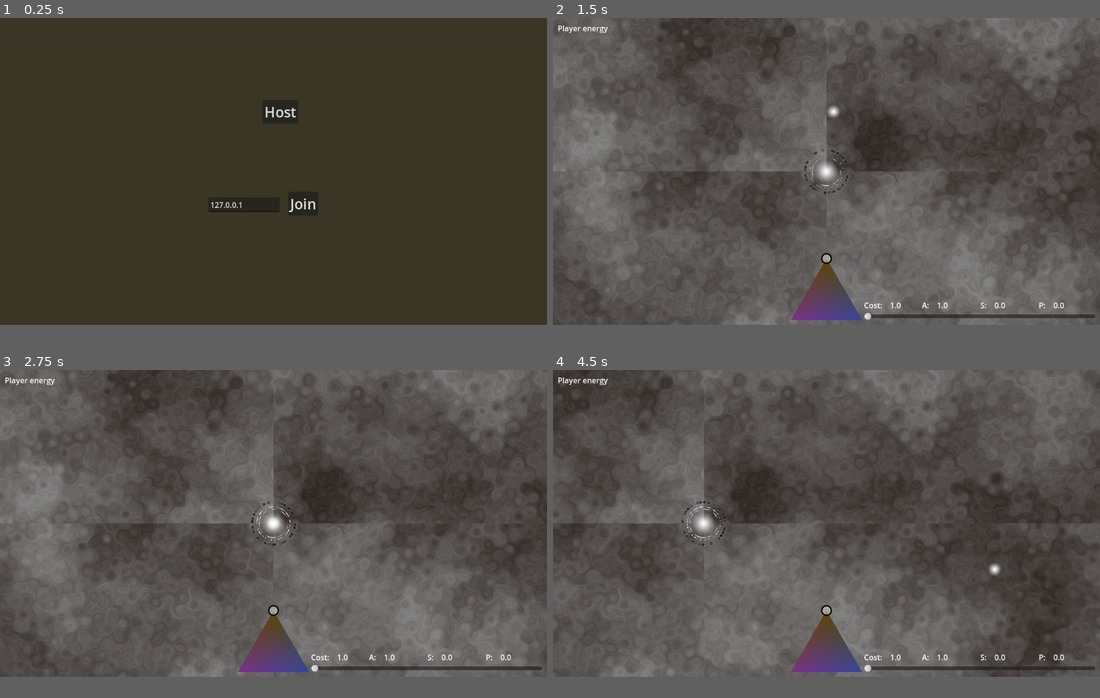
Above: before the commit, frames 1-4 (two rows, left to right).
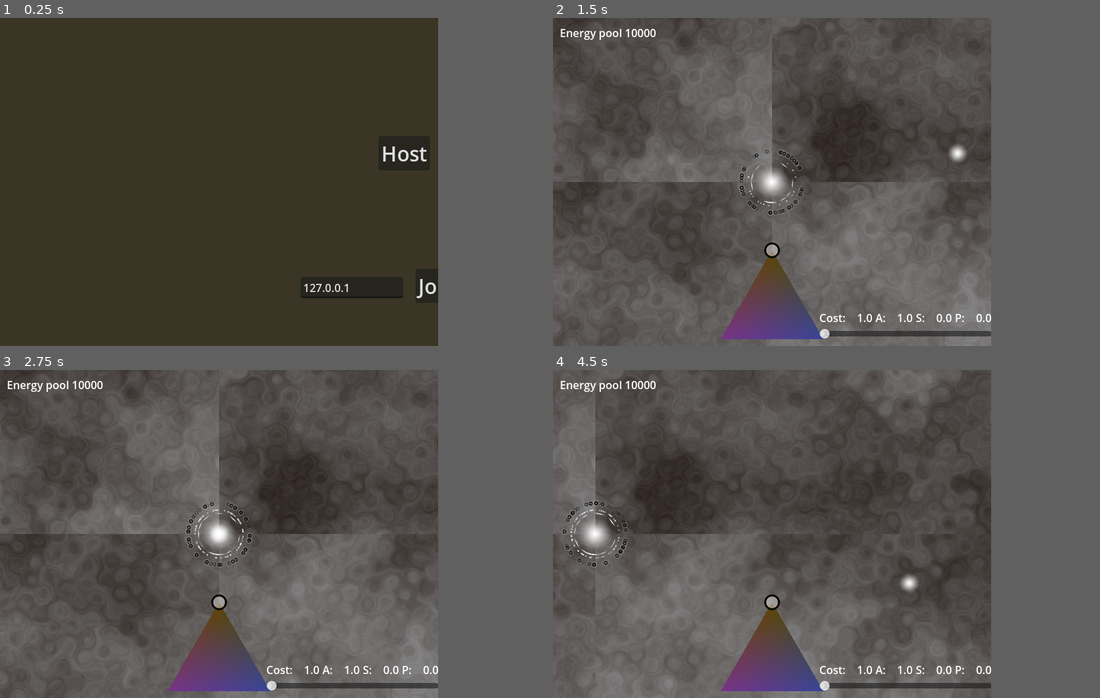
Above: after the commit, the same moments.

Repository: helmasur/conduit_rts
Game: Godot game, scene res://game.tscn
The game is run twice, just before and just after one commit, with the same random seed, the same clock (stepped at 60 frames per second) and the same inputs.
Inputs (mouse positions are in pixels of both pictures, inside the frame that each line leads up to):
- Up to frame 1 (0.25 s): no input
- Up to frame 2 (1.5 s): tap Enter at 0.5 s; drag from (826, 290) to (881, 103) at 0.52 s; click "Host" at 1.25 s
- Up to frame 3 (2.75 s): drag from (164, 537) to (273, 524) at 2.02 s
- Up to frame 4 (4.5 s): move the mouse to (881, 455) at 2.77 s; hold D (move_right) 2.78-3.5 s; click (881, 455) at 2.92 s; drag from (799, 583) to (662, 478) at 3.52 s; move the mouse to (990, 570) at 4.27 s; hold A (move_left) from 4.28 s (still down); click (990, 570) at 4.42 s
In our replay, the window is 799x449 before the commit and 640x480 after it. These sizes can differ from the game's own. Grey fills any space a smaller window leaves; there, only what the larger window draws over its background counts as a difference.

The runs differ from the first frame. In frame 1, 0.7% of the frame differs, in the area x 38-80%, y 27-86%; in frame 2, 29%; in frame 3, 29%; in frame 4, 29%, in the area x 0-100%, y 0-100%.

Commit message:
server auth 3, drag selection working

Diff:
--- a/game.gd
+++ b/game.gd
@@ -129,21 +129,90 @@
 			#unit.set_selected(false)
 		#selected_unit = null
 
+#func _handle_right_click(world_pos: Vector2, clicked_unit: Unit) -> void:
+	##print(selected_unit)
+	## Be den valda enheten att förflytta sig
+	#var selected_units = get_tree().get_nodes_in_group("selected_units")
+	#if len(selected_units) > 0:
+		#if clicked_unit:
+			#for unit: Unit in selected_units:
+				#unit.request_attack(clicked_unit)
+		#else:
+			#for unit: Unit in selected_units:
+				#unit.set_destination(world_pos)
+	#else:
+		#if not clicked_unit:
+			#var e = %"EnergySlider".value
+			#player.spawn_unit(e, %TriCon.current_h, %TriCon.current_p, %TriCon.current_s, world_pos).mode = UnitShared.ActionMode.UNDER_CONSTRUCTION
+			#
 func _handle_right_click(world_pos: Vector2, clicked_unit: Unit) -> void:
-	#print(selected_unit)
-	# Be den valda enheten att förflytta sig
-	var selected_units = get_tree().get_nodes_in_group("selected_units")
-	if len(selected_units) > 0:
-		if clicked_unit:
-			for unit: Unit in selected_units:
-				unit.request_attack(clicked_unit)
-		else:
-			for unit: Unit in selected_units:
-				unit.set_destination(world_pos)
+	var selected = get_tree().get_nodes_in_group("selected_units")
+	if selected.size() > 0:
+		for unit in selected:
+			# attack
+			if clicked_unit:
+				if multiplayer.is_server():
+					unit.request_attack(clicked_unit)
+				else:
+					rpc_id(1, "request_attack_unit", unit.unit_id, clicked_unit.unit_id)
+			# move
+			else:
+				if multiplayer.is_server():
+					unit.set_destination(world_pos)
+				else:
+					rpc_id(1, "request_move_unit", unit.unit_id, world_pos)
 	else:
 		if not clicked_unit:
-			var e = %"EnergySlider".value
-			player.spawn_unit(e, %TriCon.current_h, %TriCon.current_p, %TriCon.current_s, world_pos).mode = UnitShared.ActionMode.UNDER_CONSTRUCTION
+			var e = $"EnergySlider".value
+			if multiplayer.is_server():
+				var u = player.spawn_unit(e, %TriCon.current_h, %TriCon.current_p, %TriCon.current_s, world_pos)
+				u.mode = UnitShared.ActionMode.UNDER_CONSTRUCTION
+			else:
+				rpc_id(1, "request_spawn_unit", e, %TriCon.current_h, %TriCon.current_p, %TriCon.current_s, world_pos)
+
+@rpc("any_peer", "call_remote", "reliable", 0)
+func request_move_unit(unit_id: int, dest: Vector2) -> void:
+	if not multiplayer.is_server():
+		return
+	var sender_id = multiplayer.get_remote_sender_id()
+	if sender_id == 0:
+		sender_id = multiplayer.get_unique_id()
+	var u = find_unit_by_id(unit_id)
+	if u and u.player.player_id == sender_id:
+		u.set_destination(dest)
+
+
+@rpc("any_peer", "call_remote", "reliable", 0)
+func request_attack_unit(attacker_id: int, target_id: int) -> void:
+	if not multiplayer.is_server():
+		return
+	var sender_id = multiplayer.get_remote_sender_id()
+	if sender_id == 0:
+		sender_id = multiplayer.get_unique_id()
+	var atk = find_unit_by_id(attacker_id)
+	var tgt = find_unit_by_id(target_id)
+	if atk and tgt and atk.player.player_id == sender_id:
+		atk.request_attack(tgt)
+
+
+@rpc("any_peer", "call_remote", "reliable", 0)
+func request_spawn_unit(e: float, h: float, p: float, s: float, pos: Vector2) -> void:
+	if not multiplayer.is_server():
+		return
+	var u = player.spawn_unit(e, h, p, s, pos)
+	u.mode = UnitShared.ActionMode.UNDER_CONSTRUCTION
+
+func _server_move_unit(unit_id: int, dest: Vector2) -> void:
+	var u = find_unit_by_id(unit_id)
+	if u and u.is_multiplayer_authority():
+		u.set_destination(dest)
+
+func find_unit_by_id(id: int) -> Unit:
+	for u in get_tree().get_nodes_in_group("units"):
+		if u.unit_id == id:
+			return u
+	return null
+
 
 #func perform_drag_selection(start_pos: Vector2, end_pos: Vector2) -> void:
 	##var world_size = Vector2(2048, 2048)
@@ -186,19 +255,22 @@
 	var bottom_right = Vector2(max(start_pos.x, computed_end.x), max(start_pos.y, computed_end.y))
 	var selection_rect = Rect2(top_left, bottom_right - top_left)
 
-	var ids: Array = []
-	for unit in get_tree().get_nodes_in_group("player_units"):
+	var ids: Array[int] = []
+	for uid in player.player_units:
+		var unit = player.get_node_or_null(str(uid)) as Unit
+		if not unit: continue
 		for offset in Utils.get_toroid_offsets(world_size):
 			if selection_rect.has_point(unit.global_position + offset):
 				ids.append(unit.unit_id)
 				break
 
 	if multiplayer.is_server():
-		request_drag_select(ids)
+		if len(ids) > 0:
+			request_drag_select(ids)
 	else:
 		rpc_id(1, "request_drag_select", ids)
 
-@rpc("any_peer", "call_local", "reliable", 0)
+@rpc("any_peer", "call_remote", "reliable", 0)
 func request_select_unit(unit_id: int) -> void:
 	if not multiplayer.is_server():
 		return
@@ -206,19 +278,37 @@
 	if sender_id == 0:
 		sender_id = multiplayer.get_unique_id()
 	var pl = get_node_or_null(str(sender_id)) as Player
-	if pl:
-		pl.selected_units = [unit_id] if unit_id >= 0 else []
-
-@rpc("any_peer", "call_local", "reliable", 0)
-func request_drag_select(unit_ids: Array) -> void:
+	if not pl:
+		return
+	if unit_id >= 0:
+		var u = find_unit_by_id(unit_id)
+		if u and u.player.player_id == sender_id:
+			pl.selected_units = [unit_id]
+		else:
+			pl.selected_units = []
+	else:
+		pl.selected_units = []
+
+
+
+@rpc("any_peer", "call_remote", "reliable", 0)
+func request_drag_select(unit_ids: Array[int]) -> void:
 	if not multiplayer.is_server():
 		return
 	var sender_id = multiplayer.get_remote_sender_id()
 	if sender_id == 0:
 		sender_id = multiplayer.get_unique_id()
 	var pl = get_node_or_null(str(sender_id)) as Player
-	if pl:
-		pl.selected_units = unit_ids
+	if not pl:
+		return
+	var valid_ids: Array[int] = []
+	for id in unit_ids:
+		var u = find_unit_by_id(id)
+		if u and u.player.player_id == sender_id:
+			valid_ids.append(id)
+	pl.selected_units = valid_ids
+
+
 
 
 
--- a/player.gd
+++ b/player.gd
@@ -9,6 +9,7 @@
 		# Uppdatera alla lokala unit-noder så att korrekt flagga sätts
 		for u in get_tree().get_nodes_in_group("units"):
 			u.set_selected(u.unit_id in selected_units)
+@export var player_units: Array[int] = []
 
 @export var player_color: Color = Color.DEEP_PINK
 var world_size: Vector2
@@ -25,7 +26,8 @@
 func _ready() -> void:
 	print("Player: ready, peer_id = ", multiplayer.get_unique_id(), " authority = ", get_multiplayer_authority())
 	player_id = int(name)
-	#if int(name) == multiplayer.get_unique_id():
+	if player_id == multiplayer.get_unique_id():
+		get_parent().player = self
 		#set_multiplayer_authority(multiplayer.get_unique_id())
 
 	#if is_multiplayer_authority():
@@ -54,6 +56,7 @@
 	new_unit.target_power_prop = p
 	new_unit.target_speed_prop = s
 	new_unit.unit_id = get_parent().next_unit_id
+	new_unit.player = self
 	get_parent().next_unit_id += 1
 	add_child(new_unit, true)
 	#get_parent()._add_unit(new_unit)
--- a/player.tscn
+++ b/player.tscn
@@ -12,6 +12,9 @@
 properties/2/path = NodePath(".:player_id")
 properties/2/spawn = true
 properties/2/replication_mode = 1
+properties/3/path = NodePath(".:player_units")
+properties/3/spawn = true
+properties/3/replication_mode = 1
 
 [node name="Player" type="Node2D"]
 script = ExtResource("1_4flbx")
--- a/project.godot
+++ b/project.godot
@@ -18,6 +18,11 @@
 [autoload]
 
 MultiplayerManager="*res://MultiplayerManager.gd"
+
+[display]
+
+window/size/viewport_width=640
+window/size/viewport_height=480
 
 [editor]
 
--- a/unit.gd
+++ b/unit.gd
@@ -55,6 +55,7 @@
 
 func _ready() -> void:
 	name = str(unit_id)
+	get_parent().player_units.append(unit_id)
 	target_defense_prop = defense_prop
 	target_speed_prop = speed_prop
 	target_power_prop = power_prop
@@ -234,11 +235,12 @@
 		self.remove_from_group("selected_units")
 
 func set_destination(pos: Vector2) -> void:
+	if not is_multiplayer_authority():
+		return
 	if mode == UnitShared.ActionMode.FREE or mode == UnitShared.ActionMode.ATTACKING:
 		mode = UnitShared.ActionMode.FREE
 		destination = pos
 		unit_to_attack = null
-
 
 func request_attack(unit: Unit):
 	if mode == UnitShared.ActionMode.FREE or mode == UnitShared.ActionMode.ATTACKING:
